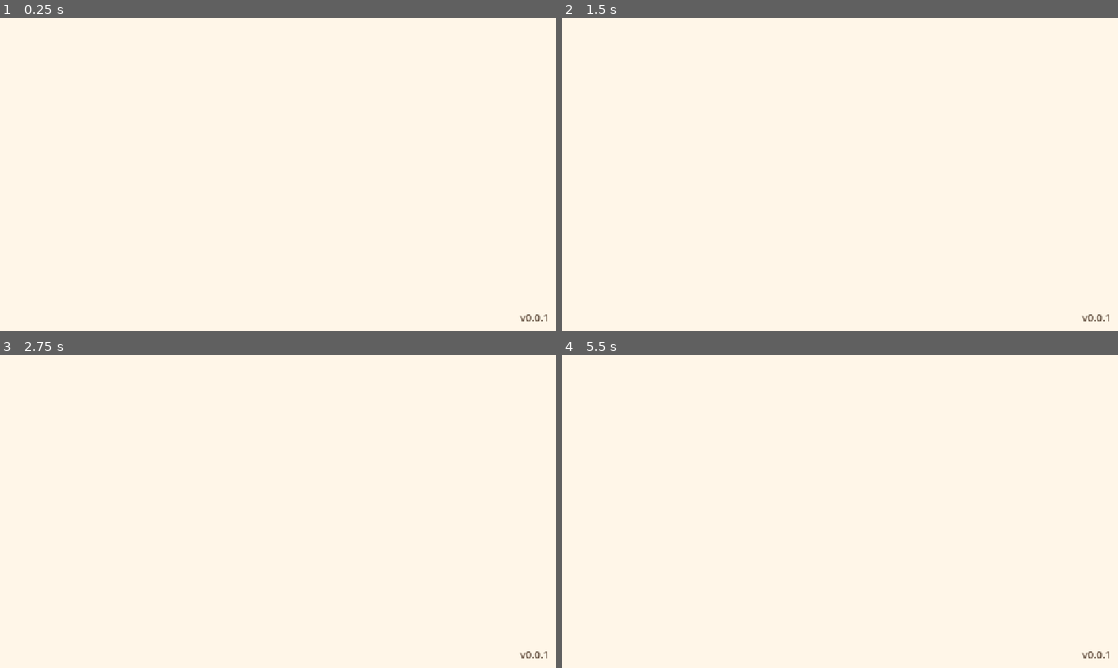
Above: before the commit, frames 1-4 (two rows, left to right).
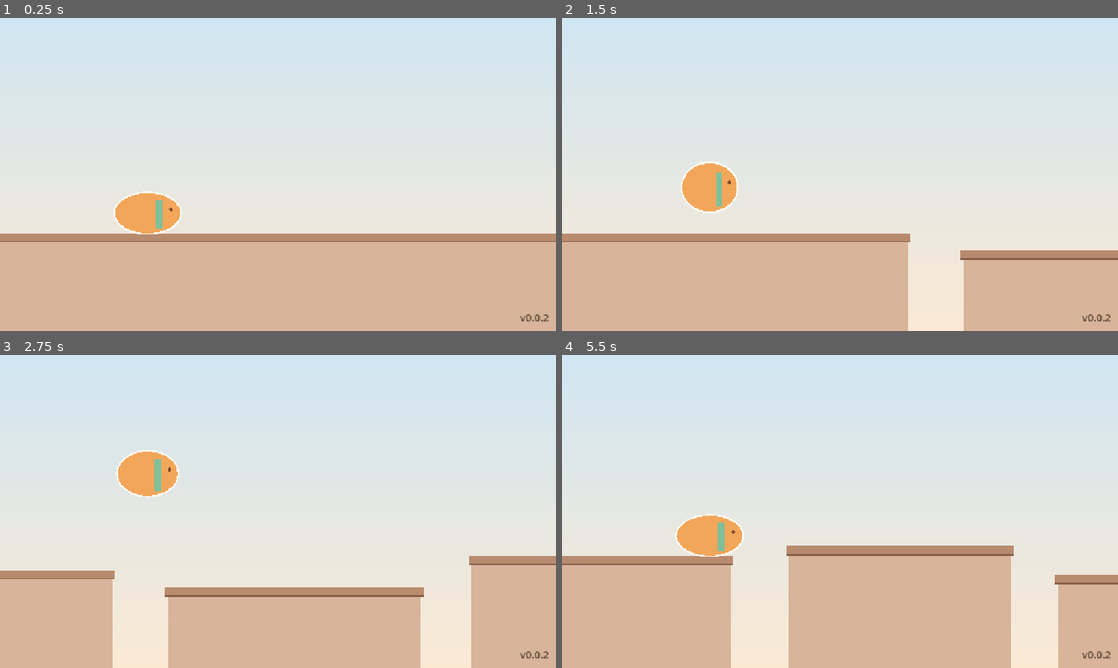
Above: after the commit, the same moments.

Repository: jaehyo-dev/rooftop-cat
Game: Godot game, scene res://scenes/main.tscn
Two runs of this game, one before a commit and one after it. Both use one fixed random seed, a clock stepped at 60 frames per second and the inputs below.
Inputs (mouse positions are in pixels of both pictures, inside the frame that each line leads up to):
- Up to frame 1 (0.25 s): no input
- Up to frame 2 (1.5 s): move the mouse to (962, 158) at 0.52 s; hold Space 0.53-1.28 s; click (962, 158) at 0.67 s; move the mouse to (728, 190) at 1.27 s; tap Space at 1.35 s; click (728, 190) at 1.42 s
- Up to frame 3 (2.75 s): tap Space at 1.52, 1.82 s; move the mouse to (333, 442) at 2.02 s; hold Space from 2.03 s (still down); click (333, 442) at 2.17 s
- Up to frame 4 (5.5 s): move the mouse to (812, 574) at 2.77 s; release Space at 2.78 s; tap Space at 2.85, 3.02, 3.32, 4.35, 4.52, 4.82 s; click (812, 574) at 2.92 s; move the mouse to (1006, 558) at 3.52 s; hold Space 3.53-4.28 s; click (1006, 558) at 3.67 s; move the mouse to (673, 464) at 4.27 s; click (673, 464) at 4.42 s; move the mouse to (867, 511) at 5.02 s; hold Space from 5.03 s (still down); click (867, 511) at 5.17 s

The runs differ from the first frame. In frame 1, 85% of the frame differs, in the area x 0-100%, y 0-100%; in frame 2, 80%; in frame 3, 76%; in frame 4, 84%.

Commit message:
작업 중: 기준 캐릭터 확정, 동작 참고 그림, 1단계 달리기·점프·옥상 생성 (봇 테스트 1개 실패)
Co-Authored-By: Claude Opus 5.5 <noreply@anthropic.com>

Diff:
--- a/project.godot
+++ b/project.godot
@@ -7,7 +7,7 @@
 
 config/name="지붕 위의 고냥이"
 config/description="귀여운 고양이가 도시 옥상을 자동으로 달리며 누르는 시간만큼 점프하는 모바일 무한 달리기 게임"
-config/version="0.0.1"
+config/version="0.0.2"
 run/main_scene="res://scenes/main.tscn"
 config/features=PackedStringArray("4.7", "GL Compatibility")
 boot_splash/bg_color=Color(1, 0.965, 0.91, 1)
--- a/scenes/main.tscn
+++ b/scenes/main.tscn
@@ -1,6 +1,7 @@
-[gd_scene load_steps=2 format=3]
+[gd_scene load_steps=3 format=3]
 
 [ext_resource type="Script" path="res://scripts/main.gd" id="1"]
+[ext_resource type="Script" path="res://scripts/world_view.gd" id="2"]
 
 [node name="Main" type="Control"]
 layout_mode = 3
@@ -10,6 +11,9 @@
 grow_horizontal = 2
 grow_vertical = 2
 script = ExtResource("1")
+
+[node name="World" type="Node2D" parent="."]
+script = ExtResource("2")
 
 [node name="VersionLabel" type="Label" parent="."]
 layout_mode = 1
--- /dev/null
+++ b/scripts/balance.gd
@@ -0,0 +1,47 @@
+class_name Balance
+## 조작감·속도·옥상 생성 같은 게임 플레이 수치를 한곳에 모은다.
+## 좌표: 로직은 "옥상 바닥에서 위로 잰 높이"(y가 위로 커짐)를 쓰고, 화면은 이를 뒤집어 그린다.
+
+# --- 고양이 몸 (충돌 판정 기준) ---
+## 꼬리를 뺀 몸 전체(머리 위~발끝)를 감싸는 타원 크기.
+## 기준 그림 assets/sprites/cat_base_run.png(1024x1024)에서 몸 영역은 x 185~896, y 300~738 (711x438, 비율 1.62).
+## 3단계에서 진짜 그림을 이 영역이 타원과 겹치게 놓으면 발끝이 그대로 옥상에 닿는다.
+const CAT_BODY_SIZE := Vector2(150.0, 92.0)
+## 고양이가 화면 왼쪽에서 떨어진 위치 (몸 가운데, 기준 해상도 1280x720)
+const CAT_SCREEN_X := 340.0
+
+# --- 달리기 ---
+const RUN_SPEED := 430.0  # 초당 픽셀. 1단계는 일정 (빨라지는 건 2단계)
+
+# --- 점프: 누르는 시간만큼 높이 ---
+## 누르고 있는 동안(최대 JUMP_MAX_HOLD) 같은 속도로 올라가고, 떼면 중력으로 떨어진다.
+## 그래서 높이 = 최소 높이 + 점프 속도 x 누른 시간 (누른 시간에 비례, 최대 높이에서 멈춤).
+const GRAVITY := 3200.0
+const JUMP_MIN_HEIGHT := 70.0   # 짧게 톡 눌렀을 때
+const JUMP_MAX_HEIGHT := 250.0  # 길게 눌렀을 때 (최대)
+## 땅에 닿기 직전에 누른 입력을 기억해 착지하자마자 뛰는 시간
+const JUMP_BUFFER_TIME := 0.10
+## 옥상 끝을 막 지난 뒤에도 점프를 받아 주는 시간
+const COYOTE_TIME := 0.08
+
+# --- 옥상 생성 ---
+const ROOF_WIDTH_MIN := 300.0
+const ROOF_WIDTH_MAX := 720.0
+const ROOF_FIRST_WIDTH := 1500.0   # 시작 옥상은 넉넉하게
+const ROOF_TOP_MIN := 120.0        # 옥상 높이 (화면 아래에서 위로)
+const ROOF_TOP_MAX := 330.0
+const ROOF_TOP_STEP := 110.0       # 옆 옥상과의 높이 차 최대
+const ROOF_GAP_MIN := 70.0
+## 최대 점프로 닿을 수 있는 거리에 곱하는 여유. 1보다 작을수록 쉬움
+const ROOF_GAP_SAFETY := 0.8
+## 옥상을 미리 만들어 두는 거리 (고양이 앞쪽)
+const ROOF_LOOKAHEAD := 2200.0
+
+# --- 떨어짐 (1단계: 다음 옥상에서 다시 시작. 게임 끝은 2단계) ---
+const FALL_LIMIT := -160.0  # 이 높이보다 아래로 떨어지면 떨어진 것으로 본다
+
+# --- 늘어남·납작해짐 연출 (가로, 세로 배율) ---
+const STRETCH_RISE := Vector2(0.84, 1.2)   # 가장 빠르게 올라갈 때
+const STRETCH_FALL := Vector2(0.92, 1.1)   # 가장 빠르게 떨어질 때
+const SQUASH_LAND := Vector2(1.22, 0.8)    # 착지 순간
+const SQUASH_TIME := 0.14                  # 착지 후 원래 모양으로 돌아오는 시간
--- /dev/null
+++ b/scripts/logic/jump_model.gd
@@ -0,0 +1,41 @@
+class_name JumpModel
+## 누르는 시간 → 점프 높이, 최대 점프로 닿는 거리 계산 (화면과 분리된 순수 계산).
+##
+## 점프 방식: 누르는 순간 jump_speed()로 올라가기 시작하고, 누르고 있는 동안(최대 max_hold_time())
+## 그 속도를 유지한다. 떼거나 최대 시간이 지나면 중력으로 감속해 떨어진다.
+## 그래서 높이 = JUMP_MIN_HEIGHT + jump_speed() x 누른 시간 이고, 최대 JUMP_MAX_HEIGHT에서 멈춘다.
+
+
+## 올라가는 속도 (톡 눌렀을 때 최소 높이가 되는 속도)
+static func jump_speed() -> float:
+	return sqrt(2.0 * Balance.GRAVITY * Balance.JUMP_MIN_HEIGHT)
+
+
+## 속도를 유지할 수 있는 최대 시간 (이만큼 누르면 최대 높이)
+static func max_hold_time() -> float:
+	return (Balance.JUMP_MAX_HEIGHT - Balance.JUMP_MIN_HEIGHT) / jump_speed()
+
+
+## 누른 시간(초)에 따른 점프 높이
+static func height_for_hold(hold: float) -> float:
+	return Balance.JUMP_MIN_HEIGHT + jump_speed() * clampf(hold, 0.0, max_hold_time())
+
+
+## 최대 점프로 출발 높이보다 rise만큼 높은(음수면 낮은) 곳에 내려앉을 때까지 걸리는 시간.
+## 닿을 수 없는 높이면 -1.
+static func max_air_time(rise: float) -> float:
+	if rise > Balance.JUMP_MAX_HEIGHT:
+		return -1.0
+	var v := jump_speed()
+	var hold := max_hold_time()
+	var top_of_hold := v * hold
+	# 손을 뗀 뒤: 높이 = top_of_hold + v t - g t^2 / 2 = rise 의 큰 근 (내려오는 쪽)
+	var g := Balance.GRAVITY
+	var t := (v + sqrt(v * v + 2.0 * g * (top_of_hold - rise))) / g
+	return hold + t
+
+
+## 최대 점프로 넘을 수 있는 가로 거리 (속도 speed, 높이 차 rise)
+static func max_reach(speed: float, rise: float) -> float:
+	var t := max_air_time(rise)
+	return speed * t if t >= 0.0 else 0.0
--- /dev/null
+++ b/scripts/logic/roof_generator.gd
@@ -0,0 +1,30 @@
+class_name RoofGenerator
+extends RefCounted
+## 옥상을 하나씩 이어서 만든다. 옥상 사이 간격은 항상 최대 점프로 넘을 수 있는 범위 안에 있다.
+## 옥상 하나 = {"left": 왼쪽 x, "right": 오른쪽 x, "top": 높이(아래에서 위로)}
+## 같은 시드면 항상 같은 옥상이 나온다.
+
+var _rng := RandomNumberGenerator.new()
+
+
+func _init(seed_value: int) -> void:
+	_rng.seed = seed_value
+
+
+## 시작 옥상 (고양이가 서 있는 넓은 옥상)
+static func first_roof(left: float) -> Dictionary:
+	return {"left": left, "right": left + Balance.ROOF_FIRST_WIDTH, "top": (Balance.ROOF_TOP_MIN + Balance.ROOF_TOP_MAX) * 0.5}
+
+
+## prev 다음 옥상. speed는 지금 달리는 속도 (빠를수록 간격이 넓어질 수 있음)
+func next_roof(prev: Dictionary, speed: float) -> Dictionary:
+	var top := clampf(prev.top + _rng.randf_range(-Balance.ROOF_TOP_STEP, Balance.ROOF_TOP_STEP),
+			Balance.ROOF_TOP_MIN, Balance.ROOF_TOP_MAX)
+	var gap := _rng.randf_range(Balance.ROOF_GAP_MIN, max_gap(speed, top - prev.top))
+	var left: float = prev.right + gap
+	return {"left": left, "right": left + _rng.randf_range(Balance.ROOF_WIDTH_MIN, Balance.ROOF_WIDTH_MAX), "top": top}
+
+
+## 높이 차 rise일 때 허용하는 최대 간격 (최대 점프 거리 x 여유, 최소 간격보다 작아지지 않음)
+static func max_gap(speed: float, rise: float) -> float:
+	return maxf(Balance.ROOF_GAP_MIN, JumpModel.max_reach(speed, rise) * Balance.ROOF_GAP_SAFETY)
--- /dev/null
+++ b/scripts/logic/runner_sim.gd
@@ -0,0 +1,142 @@
+class_name RunnerSim
+extends RefCounted
+## 자동 달리기 + 누르는 만큼 점프 + 옥상 생성 (화면과 분리된 로직).
+## step(dt, pressed)를 고정 시간 간격으로 부른다. 같은 시드·같은 입력이면 결과가 항상 같다.
+##
+## 좌표: x는 고양이 몸 가운데의 가로 위치(앞으로 갈수록 커짐), y는 고양이 발끝 높이(위로 커짐).
+## 고양이는 몸 가운데(x)가 옥상 위에 있을 때만 그 옥상에 설 수 있다.
+
+## 이번 step에서 일어난 일 (화면 연출용). step마다 지워진다.
+var jumped := false
+var landed := false
+var fell := false
+
+var x := 0.0
+var y := 0.0
+var vy := 0.0
+var on_ground := true
+var speed := Balance.RUN_SPEED
+var roofs: Array[Dictionary] = []
+## 착지한 뒤 지난 시간 (납작해짐 연출용). 착지 전이면 큰 값
+var time_since_land := 99.0
+
+var _generator: RoofGenerator
+var _was_pressed := false
+var _holding := false       # 점프 중 아직 누르고 있어 속도를 유지하는 중
+var _hold_time := 0.0
+var _buffer := 0.0          # 공중에서 누른 입력을 남겨 둔 시간
+var _coyote := 0.0          # 옥상 끝을 지난 뒤 점프를 받아 주는 남은 시간
+
+
+func _init(seed_value: int) -> void:
+	_generator = RoofGenerator.new(seed_value)
+	roofs.append(RoofGenerator.first_roof(-400.0))
+	y = roofs[0].top
+	_fill_roofs()
+
+
+## 시간 dt만큼 진행. pressed = 지금 화면(또는 스페이스바)을 누르고 있는지
+func step(dt: float, pressed: bool) -> void:
+	jumped = false
+	landed = false
+	fell = false
+	var press_started := pressed and not _was_pressed
+	_was_pressed = pressed
+	time_since_land += dt
+
+	x += speed * dt
+	_fill_roofs()
+
+	if press_started:
+		_buffer = Balance.JUMP_BUFFER_TIME
+	else:
+		_buffer = maxf(0.0, _buffer - dt)
+
+	if on_ground or _coyote > 0.0:
+		if _buffer > 0.0:
+			_start_jump(pressed)
+
+	if on_ground:
+		var roof := roof_at(x)
+		if roof.is_empty() or roof.top != y:
+			# 옥상 끝을 지나 발밑이 비었다
+			on_ground = false
+			_coyote = Balance.COYOTE_TIME
+		return
+
+	_coyote = maxf(0.0, _coyote - dt)
+	if _holding and pressed and _hold_time < JumpModel.max_hold_time():
+		var hold_dt := minf(dt, JumpModel.max_hold_time() - _hold_time)
+		_hold_time += hold_dt
+		vy = JumpModel.jump_speed()
+		y += vy * hold_dt
+		dt -= hold_dt
+	else:
+		_holding = false
+	if dt > 0.0:
+		# 등가속도 운동을 정확히 적분해 프레임 간격과 상관없이 같은 높이가 나오게 한다
+		var prev_y := y
+		y += vy * dt - 0.5 * Balance.GRAVITY * dt * dt
+		vy -= Balance.GRAVITY * dt
+		_check_landing(prev_y)
+
+	if y < Balance.FALL_LIMIT:
+		fell = true
+		_respawn()
+
+
+## 가로 위치 at_x 아래에 있는 옥상. 없으면 빈 Dictionary
+func roof_at(at_x: float) -> Dictionary:
+	for roof in roofs:
+		if at_x >= roof.left and at_x <= roof.right:
+			return roof
+	return {}
+
+
+func _start_jump(pressed: bool) -> void:
+	on_ground = false
+	_coyote = 0.0
+	_buffer = 0.0
+	vy = JumpModel.jump_speed()
+	# 눌렀다 이미 뗀 입력(버퍼)이면 최소 높이로 뛴다
+	_holding = pressed
+	_hold_time = 0.0
+	jumped = true
+
+
+func _check_landing(prev_y: float) -> void:
+	if vy > 0.0:
+		return
+	var roof := roof_at(x)
+	# 위에서 옥상 높이를 지나 내려왔을 때만 선다 (옆 벽에 부딪힌 경우는 계속 떨어짐)
+	if not roof.is_empty() and prev_y >= roof.top and y <= roof.top:
+		y = roof.top
+		vy = 0.0
+		on_ground = true
+		_holding = false
+		landed = true
+		time_since_land = 0.0
+
+
+## 1단계 임시 처리: 떨어지면 앞쪽 옥상 위에서 다시 달린다 (2단계에서 게임 끝으로 바뀜)
+func _respawn() -> void:
+	for roof in roofs:
+		if roof.right > x + 200.0:
+			x = maxf(x, roof.left + 80.0)
+			y = roof.top
+			break
+	vy = 0.0
+	on_ground = true
+	_holding = false
+	_coyote = 0.0
+	_buffer = 0.0
+	time_since_land = 99.0
+	_fill_roofs()
+
+
+## 고양이 앞쪽까지 옥상을 만들고, 지나간 옥상은 지운다
+func _fill_roofs() -> void:
+	while roofs[-1].right < x + Balance.ROOF_LOOKAHEAD:
+		roofs.append(_generator.next_roof(roofs[-1], speed))
+	while roofs.size() > 1 and roofs[0].right < x - 1000.0:
+		roofs.pop_front()
--- /dev/null
+++ b/scripts/logic/squash.gd
@@ -0,0 +1,15 @@
+class_name Squash
+## 점프할 때 몸이 늘어나고, 착지할 때 살짝 납작해지는 배율 (가로, 세로) 계산.
+
+
+## on_ground: 옥상 위인지, vy: 세로 속도(위로 +), time_since_land: 착지 뒤 지난 시간
+static func body_scale(on_ground: bool, vy: float, time_since_land: float) -> Vector2:
+	if on_ground:
+		if time_since_land >= Balance.SQUASH_TIME:
+			return Vector2.ONE
+		# 착지 순간 가장 납작하고, 부드럽게(ease-out) 원래 모양으로 돌아온다
+		var t := time_since_land / Balance.SQUASH_TIME
+		return Balance.SQUASH_LAND.lerp(Vector2.ONE, 1.0 - pow(1.0 - t, 2.0))
+	var amount := clampf(absf(vy) / JumpModel.jump_speed(), 0.0, 1.0)
+	var target := Balance.STRETCH_RISE if vy > 0.0 else Balance.STRETCH_FALL
+	return Vector2.ONE.lerp(target, amount)
--- a/scripts/main.gd
+++ b/scripts/main.gd
@@ -1,5 +1,5 @@
 extends Control
-## 시작 화면 (0단계: 빈 화면 + 버전 표시).
+## 시작 화면: 게임 화면(World)과 버전 표시.
 
 
 func _ready() -> void:
--- /dev/null
+++ b/scripts/world_view.gd
@@ -0,0 +1,95 @@
+extends Node2D
+## 게임 화면: 입력을 모아 RunnerSim을 고정 간격으로 진행시키고, 옥상과 임시 고양이(타원)를 그린다.
+## 임시 그림은 3단계에서 진짜 그림으로 바뀐다. 충돌 판정은 로직(RunnerSim)이 Balance.CAT_BODY_SIZE로 한다.
+
+## 로직을 진행시키는 고정 간격 (화면 주사율과 상관없이 같은 손맛)
+const STEP := 1.0 / 120.0
+const MAX_STEPS_PER_FRAME := 12
+
+const SKY_TOP := Color("#cfe6f2")
+const SKY_BOTTOM := Color("#fbe9d4")
+const ROOF_FILL := Color("#b98b6e")
+const ROOF_EDGE := Color("#8a5f4a")
+const ROOF_WALL := Color("#d7b49a")
+const CAT_FILL := Color("#f2a65a")
+const CAT_OUTLINE := Color("#fffaf2")  # 몸 둘레의 얇은 밝은 테두리
+const CAT_LINE := Color("#7a4a2e")
+const CAT_SCARF := Color("#7fbf9a")    # 초록 목도리
+
+var sim := RunnerSim.new(randi())
+var _touches := {}
+var _accumulator := 0.0
+
+
+func _process(delta: float) -> void:
+	_accumulator = minf(_accumulator + delta, STEP * MAX_STEPS_PER_FRAME)
+	var pressed := is_pressed()
+	while _accumulator >= STEP:
+		sim.step(STEP, pressed)
+		_accumulator -= STEP
+	queue_redraw()
+
+
+func _input(event: InputEvent) -> void:
+	# 휴대폰 터치와 PC 마우스 클릭(터치로 흉내 냄)을 손가락별로 기억한다
+	if event is InputEventScreenTouch:
+		if event.pressed:
+			_touches[event.index] = true
+		else:
+			_touches.erase(event.index)
+
+
+func _notification(what: int) -> void:
+	# 다른 앱·탭으로 넘어가면 뗀 신호를 못 받을 수 있으니 누름 상태를 지운다
+	if what == NOTIFICATION_APPLICATION_FOCUS_OUT or what == NOTIFICATION_WM_WINDOW_FOCUS_OUT:
+		_touches.clear()
+
+
+## 지금 누르고 있는지 (화면 어디든 터치, 마우스 클릭, 스페이스바)
+func is_pressed() -> bool:
+	return not _touches.is_empty() or Input.is_physical_key_pressed(KEY_SPACE)
+
+
+func _draw() -> void:
+	var size := get_viewport_rect().size
+	var ground := size.y  # 로직 높이 0 = 화면 맨 아래
+	var offset := Balance.CAT_SCREEN_X - sim.x  # 로직 x → 화면 x
+
+	# 하늘 (위아래 두 색)
+	draw_polygon([Vector2.ZERO, Vector2(size.x, 0), size, Vector2(0, size.y)],
+			[SKY_TOP, SKY_TOP, SKY_BOTTOM, SKY_BOTTOM])
+
+	for roof in sim.roofs:
+		var left: float = roof.left + offset
+		var right: float = roof.right + offset
+		if right < 0.0 or left > size.x:
+			continue
+		var top: float = ground - roof.top
+		draw_rect(Rect2(left, top, right - left, ground - top), ROOF_WALL)
+		draw_rect(Rect2(left - 6.0, top, right - left + 12.0, 18.0), ROOF_FILL)
+		draw_rect(Rect2(left - 6.0, top + 18.0, right - left + 12.0, 4.0), ROOF_EDGE)
+
+	_draw_cat(Vector2(Balance.CAT_SCREEN_X, ground - sim.y))
+
+
+## 임시 고양이: 기준 캐릭터와 같은 비율의 통통한 타원. feet = 발끝 가운데
+func _draw_cat(feet: Vector2) -> void:
+	var body := Balance.CAT_BODY_SIZE
+	var scale_xy := Squash.body_scale(sim.on_ground, sim.vy, sim.time_since_land)
+	# 발끝을 기준으로 늘이고 줄여서 착지할 때 옥상에 붙어 있게 한다
+	draw_set_transform(feet, 0.0, scale_xy)
+	var center := Vector2(0.0, -body.y * 0.5)
+	_draw_ellipse(center, body * 0.5 + Vector2(4.0, 4.0), CAT_OUTLINE)
+	_draw_ellipse(center, body * 0.5, CAT_FILL)
+	# 목도리와 눈: 머리(오른쪽 앞)가 어느 쪽인지 보이게 하는 표시
+	draw_rect(Rect2(body.x * 0.12, -body.y * 0.82, body.x * 0.1, body.y * 0.72), CAT_SCARF)
+	draw_circle(Vector2(body.x * 0.36, -body.y * 0.6), 4.0, CAT_LINE)
+	draw_set_transform(Vector2.ZERO)
+
+
+func _draw_ellipse(center: Vector2, radius: Vector2, color: Color) -> void:
+	var points := PackedVector2Array()
+	for i in 40:
+		var angle := TAU * i / 40.0
+		points.append(center + Vector2(cos(angle) * radius.x, sin(angle) * radius.y))
+	draw_colored_polygon(points, color)
--- /dev/null
+++ b/tests/test_jump.gd
@@ -0,0 +1,65 @@
+extends TestCase
+## 누르는 시간 → 점프 높이 (최소, 최대, 중간). 계산식과 실제 시뮬레이션이 같은지도 확인한다.
+
+const DT := 1.0 / 120.0
+
+
+func test_계산식_최소_최대_중간_높이() -> void:
+	assert_near(JumpModel.height_for_hold(0.0), Balance.JUMP_MIN_HEIGHT, 0.001, "톡 누르면 최소")
+	assert_near(JumpModel.height_for_hold(JumpModel.max_hold_time()), Balance.JUMP_MAX_HEIGHT, 0.001, "최대 시간이면 최대")
+	assert_near(JumpModel.height_for_hold(10.0), Balance.JUMP_MAX_HEIGHT, 0.001, "오래 눌러도 최대에서 멈춤")
+	var mid := (Balance.JUMP_MIN_HEIGHT + Balance.JUMP_MAX_HEIGHT) * 0.5
+	assert_near(JumpModel.height_for_hold(JumpModel.max_hold_time() * 0.5), mid, 0.001, "절반 누르면 중간")
+
+
+func test_누를수록_높이_뛴다() -> void:
+	var last := -1.0
+	for i in 11:
+		var h := JumpModel.height_for_hold(JumpModel.max_hold_time() * i / 10.0)
+		assert_true(h > last, "%d/10 누름" % i)
+		last = h
+
+
+func test_시뮬레이션_톡_누르면_최소_높이() -> void:
+	assert_near(_peak_for_hold(DT), Balance.JUMP_MIN_HEIGHT, 6.0)
+
+
+func test_시뮬레이션_길게_누르면_최대_높이() -> void:
+	assert_near(_peak_for_hold(1.0), Balance.JUMP_MAX_HEIGHT, 1.0)
+
+
+func test_시뮬레이션_중간만큼_누르면_중간_높이() -> void:
+	var hold := JumpModel.max_hold_time() * 0.5
+	assert_near(_peak_for_hold(hold), JumpModel.height_for_hold(hold), 6.0)
+
+
+func test_화면_주사율이_달라도_같은_높이() -> void:
+	# 고정 간격이 아닌 큰 간격(30fps)으로 진행해도 최대 높이가 같아야 한다
+	assert_near(_peak_for_hold(1.0, 1.0 / 30.0), Balance.JUMP_MAX_HEIGHT, 1.0)
+
+
+func test_최대_점프_거리는_높은_곳일수록_짧다() -> void:
+	var speed := Balance.RUN_SPEED
+	assert_true(JumpModel.max_reach(speed, 100.0) < JumpModel.max_reach(speed, 0.0))
+	assert_true(JumpModel.max_reach(speed, -100.0) > JumpModel.max_reach(speed, 0.0))
+	assert_eq(JumpModel.max_reach(speed, Balance.JUMP_MAX_HEIGHT + 1.0), 0.0, "최대 높이보다 높으면 못 닿음")
+
+
+## 넓은 시작 옥상 위에서 hold초 동안 누른 점프의 최고 높이 (출발 높이 기준)
+func _peak_for_hold(hold: float, dt: float = DT) -> float:
+	var sim := RunnerSim.new(1)
+	var start := sim.y
+	var peak := start
+	var t := 0.0
+	while t < 2.0:
+		sim.step(dt, t < hold)
+		peak = maxf(peak, sim.y)
+		t += dt
+		if sim.landed:
+			break
+	return peak - start
+
+
+func assert_near(actual: float, expected: float, tolerance: float, message: String = "") -> void:
+	if absf(actual - expected) > tolerance:
+		_fail("기대값 %.2f ± %.2f, 실제값 %.2f" % [expected, tolerance, actual], message)
--- /dev/null
+++ b/tests/test_main_scene.gd
@@ -0,0 +1,26 @@
+extends TestCase
+## 게임 화면이 실제로 돌아가고, 화면 터치로 점프하는지.
+
+
+func test_게임_화면이_달리고_터치하면_점프() -> void:
+	var main: Control = load("res://scenes/main.tscn").instantiate()
+	add_child(main)
+	var world: Node2D = main.get_node("World")
+	await wait_frames(5)
+	var start_x: float = world.sim.x
+	assert_true(world.sim.on_ground, "시작은 옥상 위")
+
+	var touch := InputEventScreenTouch.new()
+	touch.pressed = true
+	Input.parse_input_event(touch)
+	await wait_frames(3)
+	assert_true(world.is_pressed(), "터치를 누름으로 인식")
+	assert_false(world.sim.on_ground, "점프 중")
+
+	touch = InputEventScreenTouch.new()
+	touch.pressed = false
+	Input.parse_input_event(touch)
+	await wait_frames(3)
+	assert_false(world.is_pressed(), "뗌")
+	assert_true(world.sim.x > start_x, "앞으로 달림")
+	main.queue_free()
--- /dev/null
+++ b/tests/test_roofs.gd
@@ -0,0 +1,61 @@
+extends TestCase
+## 옥상 생성: 간격이 항상 넘을 수 있는 범위 안인지 (속도별), 시드 고정.
+
+const SPEEDS := [250.0, Balance.RUN_SPEED, 700.0, 1000.0]
+
+
+func test_같은_시드면_같은_옥상() -> void:
+	assert_eq(_roofs(42, Balance.RUN_SPEED, 50), _roofs(42, Balance.RUN_SPEED, 50))
+	assert_true(_roofs(42, Balance.RUN_SPEED, 50) != _roofs(43, Balance.RUN_SPEED, 50), "다른 시드면 다름")
+
+
+func test_간격과_높이와_너비가_범위_안() -> void:
+	for speed in SPEEDS:
+		for seed_value in 5:
+			var roofs := _roofs(seed_value, speed, 300)
+			for i in range(1, roofs.size()):
+				var prev: Dictionary = roofs[i - 1]
+				var roof: Dictionary = roofs[i]
+				var gap: float = roof.left - prev.right
+				var rise: float = roof.top - prev.top
+				var where := "속도 %d, 시드 %d, %d번째" % [speed, seed_value, i]
+				assert_true(gap >= Balance.ROOF_GAP_MIN, where + " 최소 간격")
+				assert_true(gap <= JumpModel.max_reach(speed, rise) * Balance.ROOF_GAP_SAFETY + 0.001, where + " 최대 점프로 닿음")
+				assert_true(absf(rise) <= Balance.ROOF_TOP_STEP + 0.001, where + " 높이 차")
+				assert_true(roof.top >= Balance.ROOF_TOP_MIN and roof.top <= Balance.ROOF_TOP_MAX, where + " 높이")
+				var width: float = roof.right - roof.left
+				assert_true(width >= Balance.ROOF_WIDTH_MIN and width <= Balance.ROOF_WIDTH_MAX, where + " 너비")
+				if not failures.is_empty():
+					return
+
+
+func test_가장_높이_올라가는_간격도_최소_간격보다_넓게_닿음() -> void:
+	# 최대 거리 x 여유가 최소 간격보다 작으면 max_gap이 최소 간격으로 올려져 못 넘는 간격이 생길 수 있다
+	for speed in SPEEDS:
+		assert_true(JumpModel.max_reach(speed, Balance.ROOF_TOP_STEP) * Balance.ROOF_GAP_SAFETY > Balance.ROOF_GAP_MIN, "속도 %d" % speed)
+
+
+func test_완벽한_타이밍이면_속도별로_한_번도_안_떨어짐() -> void:
+	# 옥상 끝에서 길게 누르는 봇으로 실제 물리 진행을 60초씩 돌린다
+	for speed in SPEEDS:
+		var sim := RunnerSim.new(7)
+		sim.speed = speed
+		var falls := 0
+		var hold_left := 0.0
+		for i in 120 * 60:
+			var roof := sim.roof_at(sim.x)
+			if sim.on_ground and not roof.is_empty() and roof.right - sim.x <= speed / 120.0 * 1.5:
+				hold_left = 1.0
+			sim.step(1.0 / 120.0, hold_left > 0.0)
+			hold_left -= 1.0 / 120.0
+			if sim.fell:
+				falls += 1
+		assert_eq(falls, 0, "속도 %d에서 떨어진 횟수" % speed)
+
+
+func _roofs(seed_value: int, speed: float, count: int) -> Array:
+	var generator := RoofGenerator.new(seed_value)
+	var roofs := [RoofGenerator.first_roof(0.0)]
+	for i in count:
+		roofs.append(generator.next_roof(roofs[-1], speed))
+	return roofs
--- /dev/null
+++ b/tests/test_runner.gd
@@ -0,0 +1,106 @@
+extends TestCase
+## 자동 달리기, 착지, 벽, 떨어짐, 입력 여유(버퍼·코요테), 늘어남·납작해짐.
+
+const DT := 1.0 / 120.0
+
+
+func test_누르지_않아도_일정한_속도로_달린다() -> void:
+	var sim := RunnerSim.new(1)
+	var start := sim.x
+	for i in 120:
+		sim.step(DT, false)
+	assert_true(absf(sim.x - start - Balance.RUN_SPEED) < 0.01, "1초에 RUN_SPEED만큼")
+	assert_true(sim.on_ground)
+
+
+func test_점프하면_다시_옥상에_착지() -> void:
+	var sim := RunnerSim.new(1)
+	var roof_top := sim.y
+	sim.step(DT, true)
+	assert_true(sim.jumped, "누르는 순간 점프")
+	assert_false(sim.on_ground)
+	var landed := false
+	for i in 120:
+		sim.step(DT, false)
+		landed = landed or sim.landed
+	assert_true(landed, "착지 신호")
+	assert_true(sim.on_ground)
+	assert_eq(sim.y, roof_top)
+
+
+func test_계속_누르고_있어도_한_번만_뛴다() -> void:
+	var sim := RunnerSim.new(1)
+	var jumps := 0
+	for i in 120:
+		sim.step(DT, true)
+		if sim.jumped:
+			jumps += 1
+	assert_eq(jumps, 1)
+
+
+func test_옥상_끝을_지나면_떨어지고_앞_옥상에서_다시_달린다() -> void:
+	var sim := RunnerSim.new(1)
+	var fell := false
+	for i in 120 * 10:
+		sim.step(DT, false)
+		if sim.fell:
+			fell = true
+			break
+	assert_true(fell, "안 뛰면 떨어짐")
+	assert_true(sim.on_ground, "다시 옥상 위")
+	assert_false(sim.roof_at(sim.x).is_empty(), "옥상 위에 있음")
+
+
+func test_옆_벽에_부딪히면_위로_올라서지_못한다() -> void:
+	var sim := RunnerSim.new(1)
+	sim.roofs.clear()
+	sim.roofs.append({"left": -100.0, "right": 100.0, "top": 100.0})
+	sim.roofs.append({"left": 150.0, "right": 5000.0, "top": 300.0})
+	sim.x = 140.0
+	sim.y = 120.0  # 벽보다 낮은 곳에서 떨어지는 중
+	sim.vy = -10.0
+	sim.on_ground = false
+	for i in 30:
+		sim.step(DT, false)
+		assert_false(sim.landed, "벽 안에서 옥상 위로 순간 이동하면 안 됨")
+
+
+func test_착지_직전에_누른_입력은_착지하자마자_점프() -> void:
+	var sim := RunnerSim.new(1)
+	sim.step(DT, true)
+	for i in 300:
+		sim.step(DT, false)
+		if sim.vy < 0.0 and sim.y - sim.roof_at(sim.x).get("top", 0.0) < 15.0:
+			break
+	# 땅에 닿기 조금 전에 톡 누름
+	sim.step(DT, true)
+	var jumped_again := false
+	for i in int(Balance.JUMP_BUFFER_TIME / DT):
+		sim.step(DT, false)
+		jumped_again = jumped_again or sim.jumped
+	assert_true(jumped_again)
+
+
+func test_옥상_끝을_막_지난_뒤에도_점프를_받아준다() -> void:
+	var sim := RunnerSim.new(1)
+	while sim.on_ground:
+		sim.step(DT, false)
+	sim.step(DT, true)  # 끝을 지난 바로 다음 순간
+	assert_true(sim.jumped)
+
+
+func test_늘어남과_납작해짐() -> void:
+	assert_eq(Squash.body_scale(true, 0.0, 99.0), Vector2.ONE, "달릴 때는 원래 모양")
+	var rise := Squash.body_scale(false, JumpModel.jump_speed(), 99.0)
+	assert_true(rise.y > 1.0 and rise.x < 1.0, "올라갈 때 세로로 늘어남")
+	var land := Squash.body_scale(true, 0.0, 0.0)
+	assert_true(land.x > 1.0 and land.y < 1.0, "착지 순간 납작")
+	var later := Squash.body_scale(true, 0.0, Balance.SQUASH_TIME * 0.5)
+	assert_true(later.y > land.y and later.y < 1.0, "점점 원래 모양으로")
+	assert_eq(Squash.body_scale(true, 0.0, Balance.SQUASH_TIME), Vector2.ONE, "시간이 지나면 원래 모양")
+
+
+func test_임시_고양이는_기준_그림과_같은_비율() -> void:
+	# 기준 그림의 몸 영역 711x438 (꼬리 제외, 머리 위~발끝)
+	var ratio := Balance.CAT_BODY_SIZE.x / Balance.CAT_BODY_SIZE.y
+	assert_true(absf(ratio - 711.0 / 438.0) < 0.02, "비율 %.3f" % ratio)
Binary file added: assets/concept/cat_reference_sheet.png
Binary file added: assets/concept/poses/crouch.png
Binary file added: assets/concept/poses/dash.png
Binary file added: assets/concept/poses/jump.png
Binary file added: assets/concept/poses/land.png
Binary file added: assets/concept/poses/run.png
Binary file added: assets/concept/poses/walk.png
Binary file added: assets/raw/cat_base_run.png
Binary file added: assets/sprites/cat_base_run.png
Not shown, added: assets/sprites/cat_base_run.png.import
Not shown, added: scripts/balance.gd.uid
Not shown, added: scripts/logic/jump_model.gd.uid
(and 12 more such lines)
